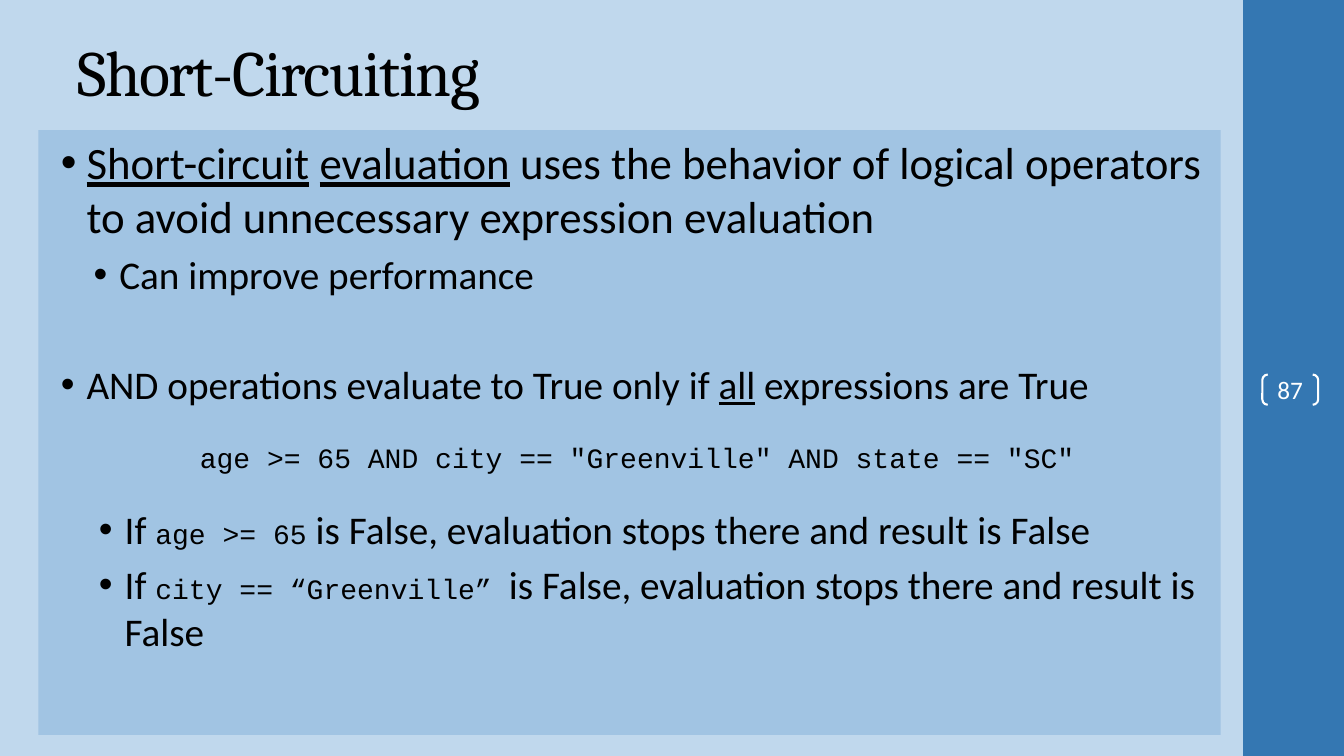
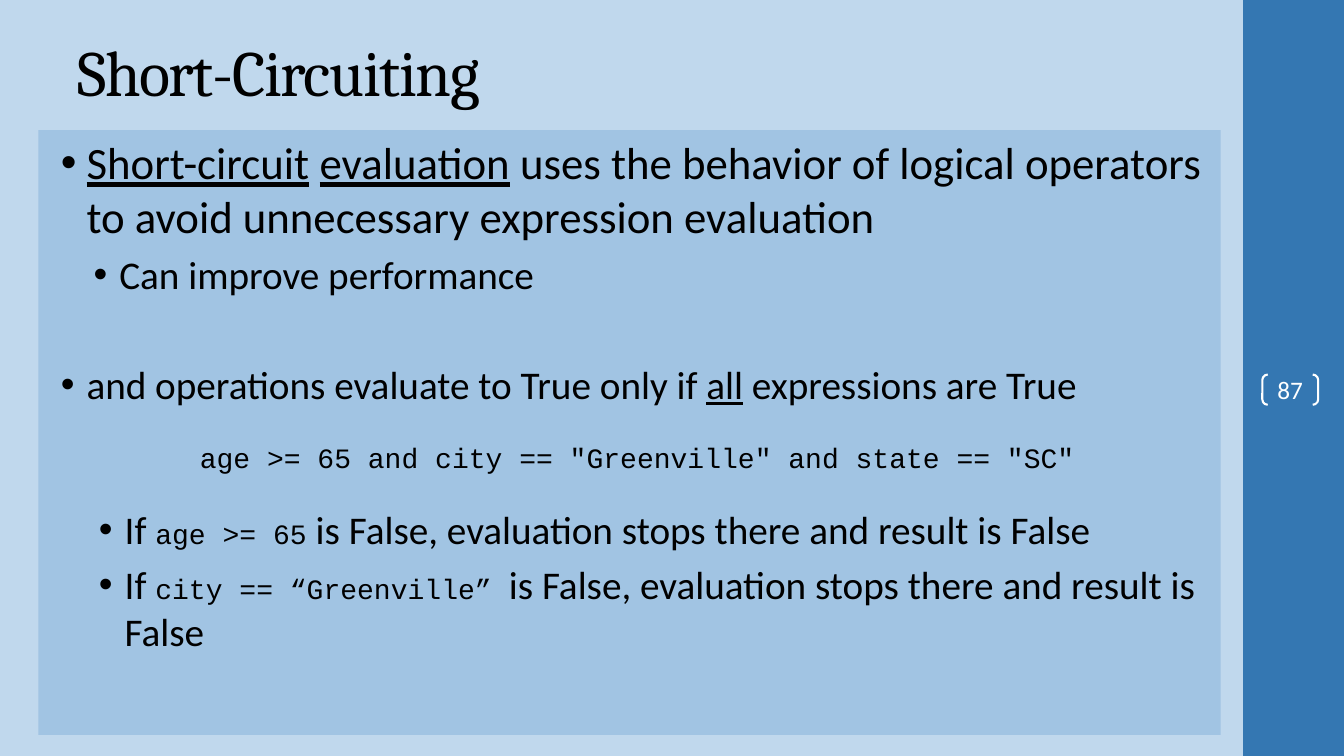
Before and after one commit to ProfSingletary/2023SpringNetworkScripting5Fridays, a slide deck: slide 87 of Day1.pptx. Drawn at 1344x756 pixels with LibreOffice and Linux fonts; fonts in the diff are those of the drawing; background and template pictures are left out. Boxes give left, top, right and bottom in pixels: in the first picture for what was removed or moved away, otherwise in the second. Text is boxed around its words. In the diff, an @@ line names an element or a change of style, - is before the commit and + after.

```diff
--- a/Day1.pptx
+++ b/Day1.pptx
@@ text at [87,371,1076,474]: text changed @@
-• AND operations evaluate to True only if all expressions are True
-age >= 65 AND city == "Greenville" AND state == "SC"
+• and operations evaluate to True only if all expressions are True
+age >= 65 and city == "Greenville" and state == "SC"
```
Also in this commit, not shown: 14 other slides changed, 2 other files.
